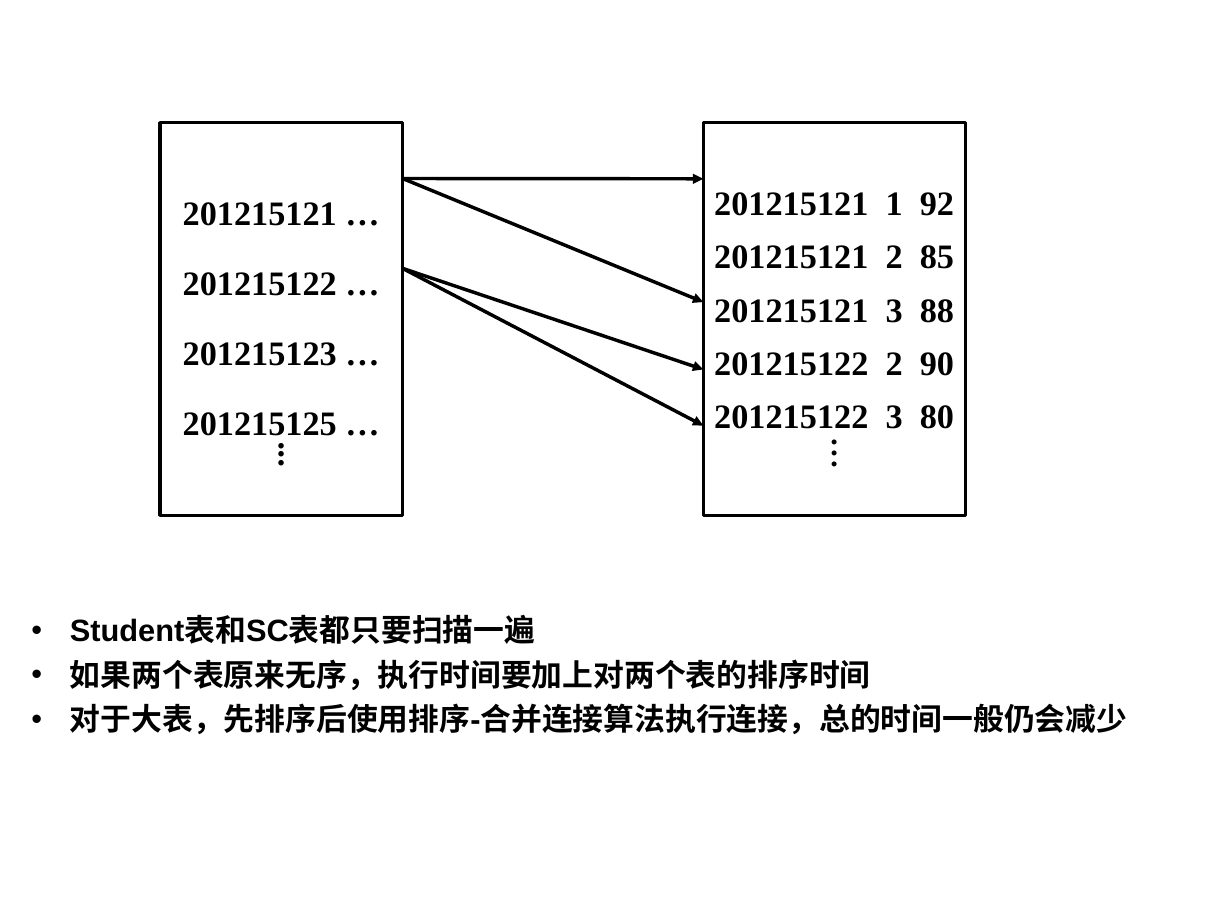
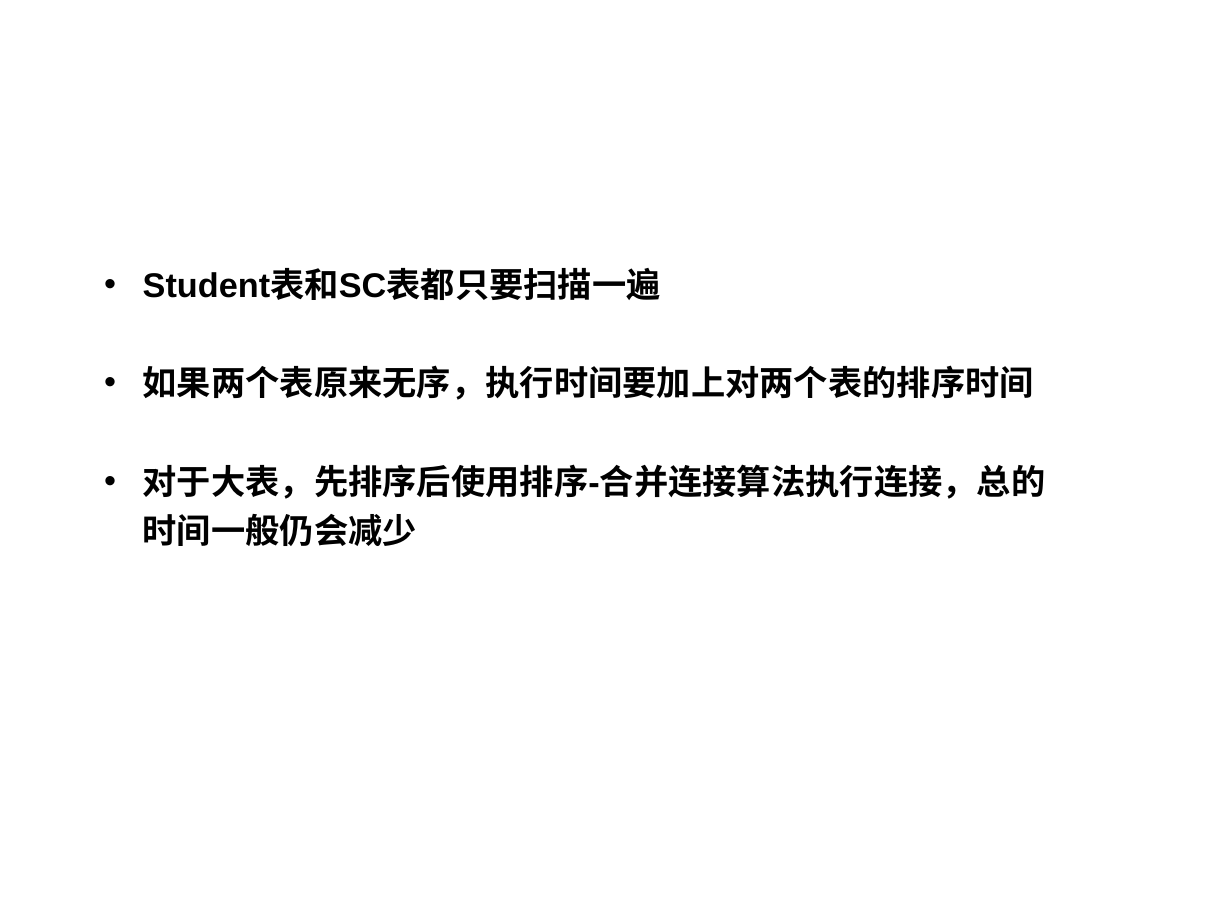
Before and after one commit to HBU/DataBase, a slide deck: slide 16 of PPT/PPT2020/DB第09章.pptx. Drawn at 1232x924 pixels with LibreOffice and Linux fonts; fonts in the diff are those of the drawing; background and template pictures are left out. Boxes give left, top, right and bottom in pixels: in the first picture for what was removed or moved away, otherwise in the second. Text is boxed around its words. In the diff, an @@ line names an element or a change of style, - is before the commit and + after.

```diff
--- a/PPT/PPT2020/DB第09章.pptx
+++ b/PPT/PPT2020/DB第09章.pptx
@@ text "Student表和SC表都只要扫描一遍": place and size @@
-text "Student表和SC表都只要扫描一遍" at box(70, 617, 1127, 734)
+text "Student表和SC表都只要扫描一遍" at box(143, 269, 1046, 546)
@@ text "Student表和SC表都只要扫描一遍" at box(143, 269, 1046, 546): size 18 to 20 pt @@
@@ group removed at box(160, 122, 966, 515): 4 arrows, 2 rectangles @@
-201215121 …
-201215122 …
-201215123 …
-201215125 …
-.
-.
-.
-201215121 1 92
-201215121 2 85
-201215121 3 88
-201215122 2 90
-201215122 3 80
-.
-.
-.
```
Also in this commit, not shown: 26 other slides changed, 2 other files.
